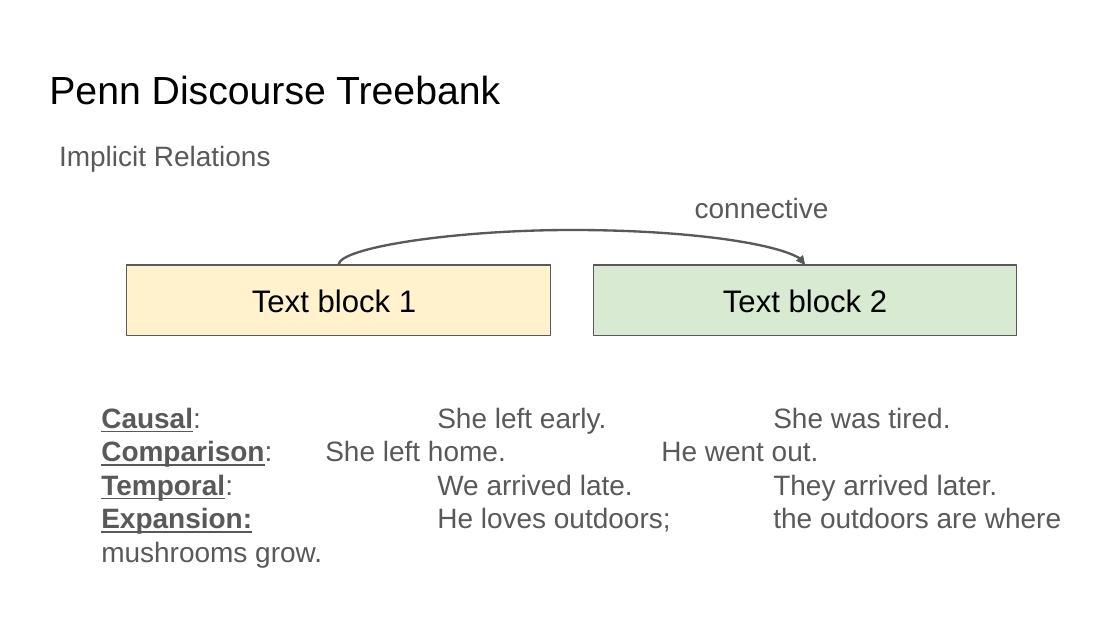
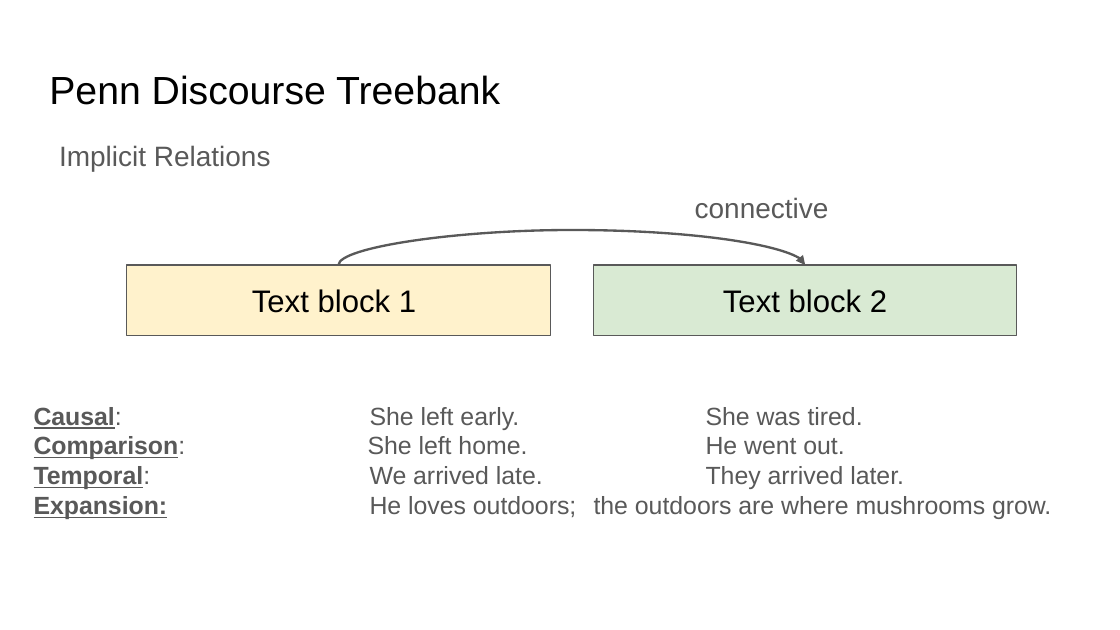
Before and after one commit to jonmay/USC-CS662, a slide deck: slide 8 of assets/files/discourse.pptx. Drawn at 1120x630 pixels with LibreOffice and Linux fonts; fonts in the diff are those of the drawing. Boxes give left, top, right and bottom in pixels: in the first picture for what was removed or moved away, otherwise in the second. Text is boxed around its words. In the diff, an @@ line names an element or a change of style, - is before the commit and + after.

Commit message:
discourse tweak

```diff
--- a/assets/files/discourse.pptx
+++ b/assets/files/discourse.pptx
@@ text "Causal: She left early. She ..." moved from (x1=101, y1=407, x2=1061, y2=567) to (x1=34, y1=407, x2=1051, y2=519) @@
@@ text "Causal: She left early. She ..." at (x1=34, y1=407, x2=1051, y2=519): size 18 to 16 pt @@
```
Also in this commit, not shown: 17 other slides changed, 1 slide removed, 1 other file.
